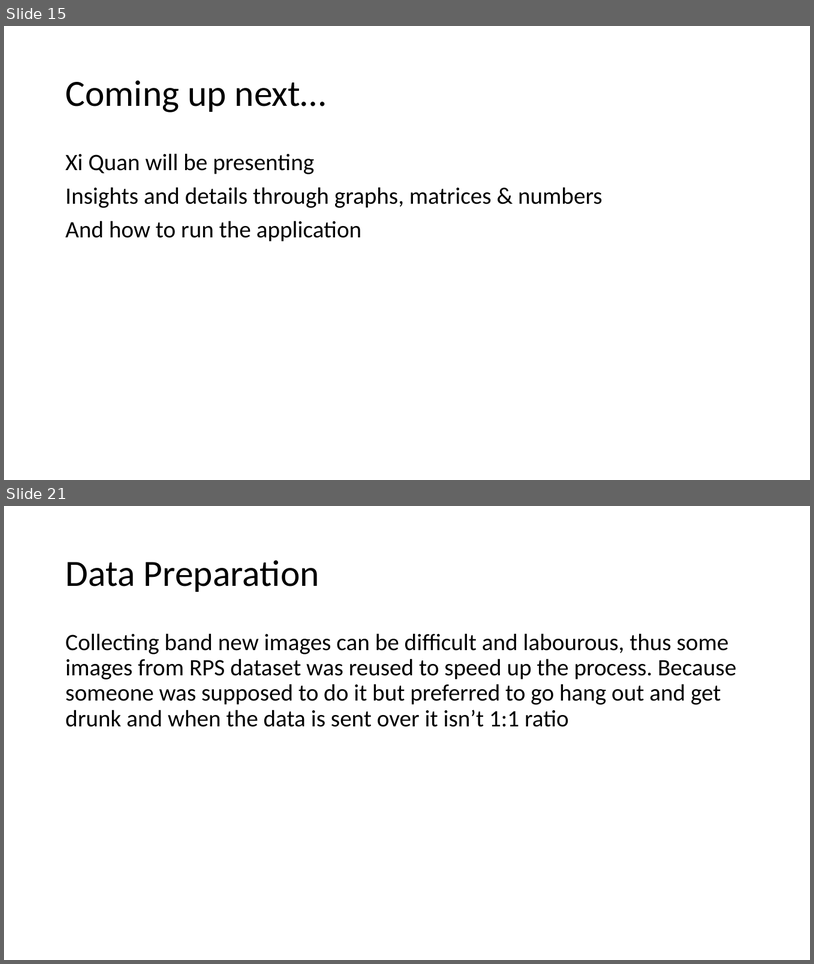
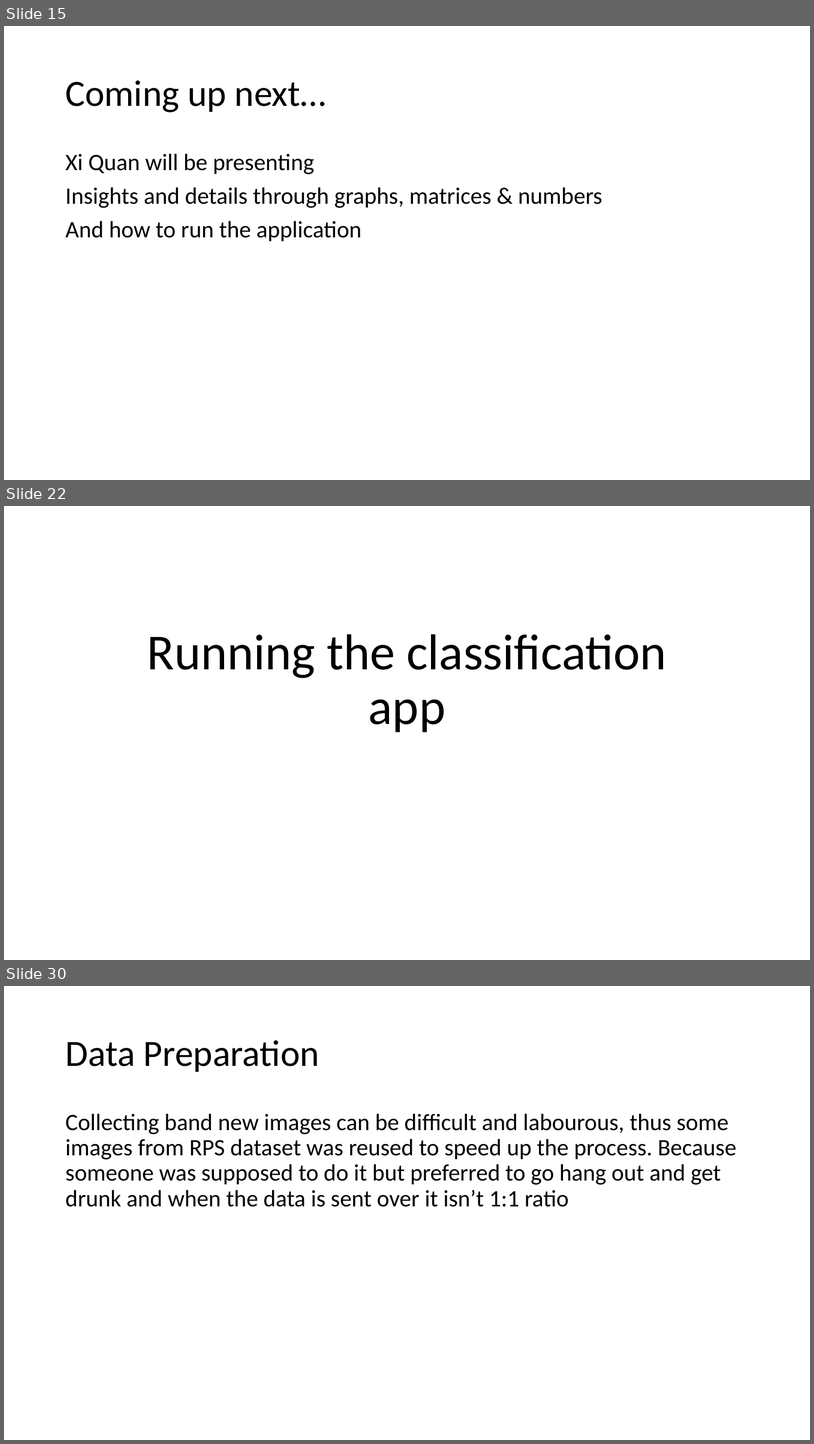
Before and after one commit to UnfairWraith/CN345, a slide deck: MLAI mini project.pptx. Shown one above the other, each under a label of ours: slides 15 and 21 before the commit, slides 15, 22 and 30 after it; the slides between them are not shown. The pictures are 814x964 and 814x1444 pixels, drawn with LibreOffice and Linux fonts; fonts in the diff are those of the drawing. Boxes give left, top, right and bottom in pixels: in the first picture for what was removed or moved away, otherwise in the second. Text is boxed around its words. In the diff, an @@ line names an element or a change of style, - is before the commit and + after.

```diff
--- a/MLAI mini project.pptx
+++ b/MLAI mini project.pptx
@@ slide 22 added at <box>4,506,810,960</box>, background #FFFFFF @@
@@ title added at <box>147,634,667,732</box>, 60 pt, text #000000 @@
+Running the classification app
@@ what was slide 21 is now slide 30 @@
```
Also in this commit, not shown: 3 slides changed, 10 other slides added, 2 slides removed, 4 other files.
